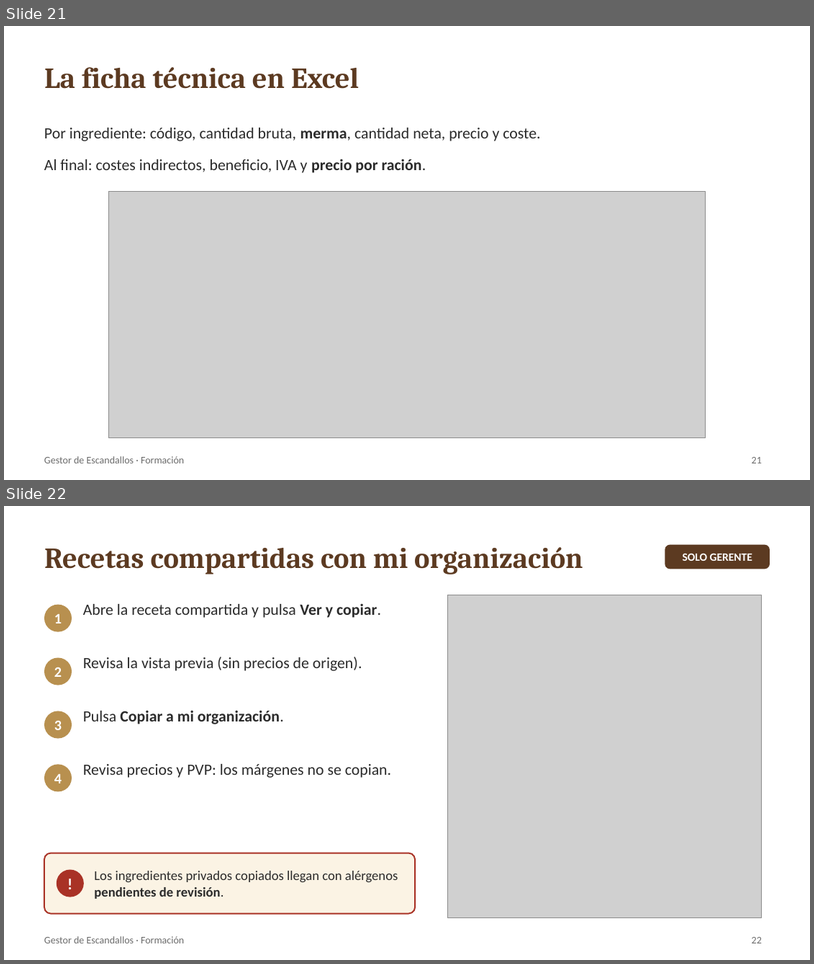
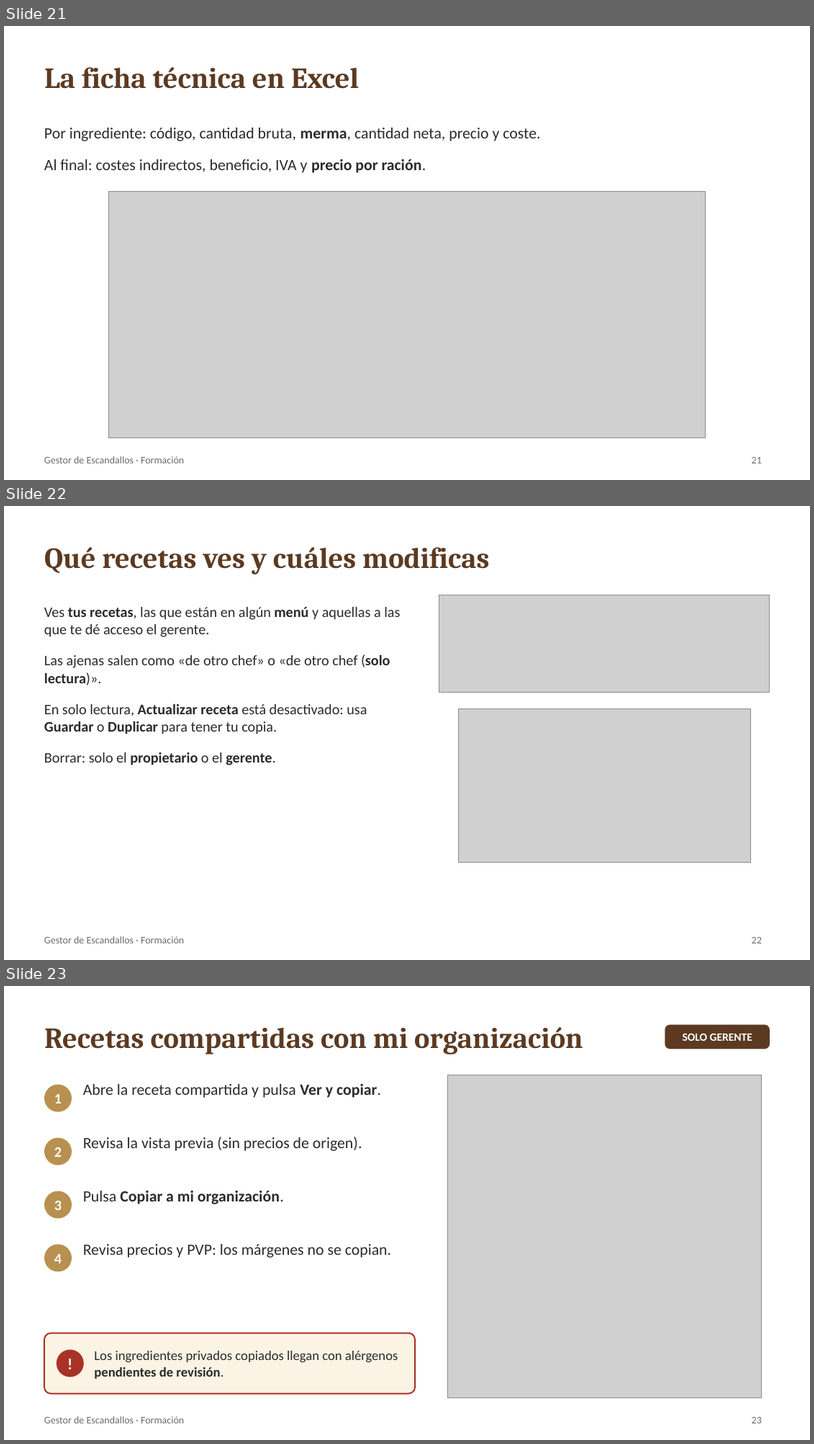
Before and after one commit to robertobergua-maker/escandallos-catering, a slide deck: docs/manual/Manual_Gestor_Escandallos.pptx. Shown one above the other, each under a label of ours: slides 21 and 22 before the commit, slides 21, 22 and 23 after it. The pictures are 814x964 and 814x1444 pixels, drawn with LibreOffice and Linux fonts; fonts in the diff are those of the drawing; grey boxes stand for pictures. Boxes give left, top, right and bottom in pixels: in the first picture for what was removed or moved away, otherwise in the second. Text is boxed around its words. In the diff, an @@ line names an element or a change of style, - is before the commit and + after.

```diff
--- a/docs/manual/Manual_Gestor_Escandallos.pptx
+++ b/docs/manual/Manual_Gestor_Escandallos.pptx
@@ slide 22 added at (4, 506, 810, 960), background #FFFFFF; not listed: 1 template element that a slide beside it also shows @@
@@ title added at (44, 547, 489, 574), 26 pt, text #5C3A21, bold @@
+Qué recetas ves y cuáles modificas
@@ text added at (44, 607, 400, 765), 13 pt, text #2B2B2B @@
+Ves tus recetas, las que están en algún menú y aquellas a las que te dé acceso el gerente.
+Las ajenas salen como «de otro chef» o «de otro chef (solo lectura)».
+En solo lectura, Actualizar receta está desactivado: usa Guardar o Duplicar para tener tu copia.
+Borrar: solo el propietario o el gerente.
@@ picture added at (440, 595, 770, 692) @@
@@ picture added at (459, 708, 751, 862) @@
@@ page number added at (752, 937, 762, 943), 9 pt, text #6B6B6B @@
+22
@@ what was slide 22 is now slide 23 @@
```
Also in this commit, not shown: 2 slides changed, 3 other slides added, 5 other files.
